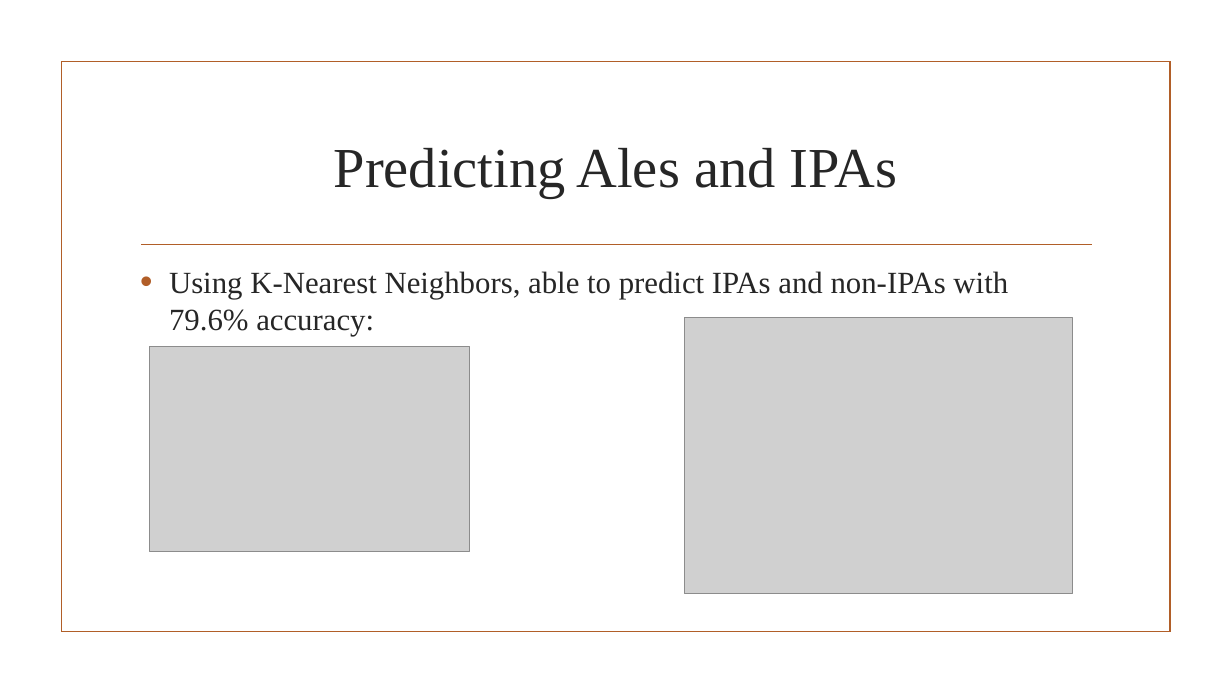
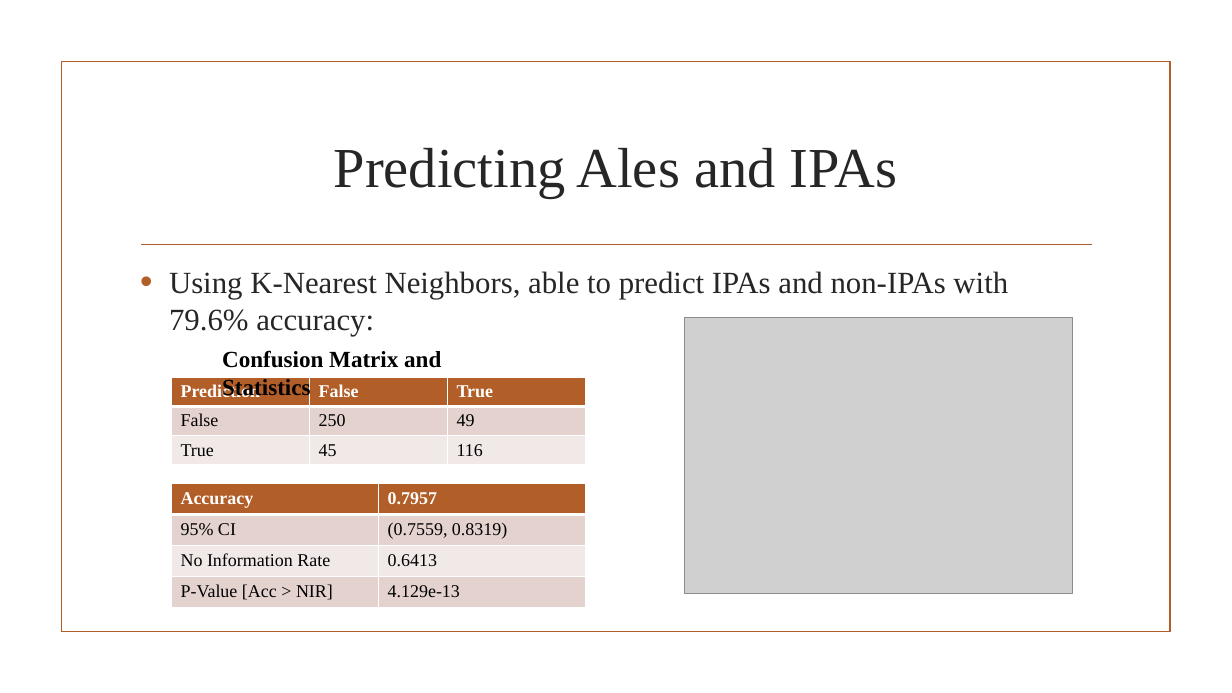
Before and after one commit to DHLaurel/DoingDataScience, a slide deck: slide 12 of BeersAndBreweries/EDA I – Part 1.pptx. Drawn at 1232x693 pixels with LibreOffice and Linux fonts; fonts in the diff are those of the drawing; grey boxes stand for pictures; background and template pictures are left out. Boxes give left, top, right and bottom in pixels: in the first picture for what was removed or moved away, otherwise in the second. Text is boxed around its words. In the diff, an @@ line names an element or a change of style, - is before the commit and + after.

```diff
--- a/BeersAndBreweries/EDA I – Part 1.pptx
+++ b/BeersAndBreweries/EDA I – Part 1.pptx
@@ picture removed at box(149, 347, 470, 552) @@
@@ text added at box(222, 350, 441, 401), 18 pt, text #000000, bold @@
+Confusion Matrix and Statistics
@@ table added at box(171, 377, 584, 470), 3 rows, 3 columns @@
+Prediction | False | True
+False | 250 | 49
+True | 45 | 116
@@ table added at box(171, 483, 585, 607), 4 rows, 2 columns @@
+Accuracy | 0.7957
+95% CI | (0.7559, 0.8319)
+No Information Rate | 0.6413
+P-Value [Acc > NIR] | 4.129e-13
```
Also in this commit, not shown: 3 other slides changed, 1 slide added, 3 other files.
